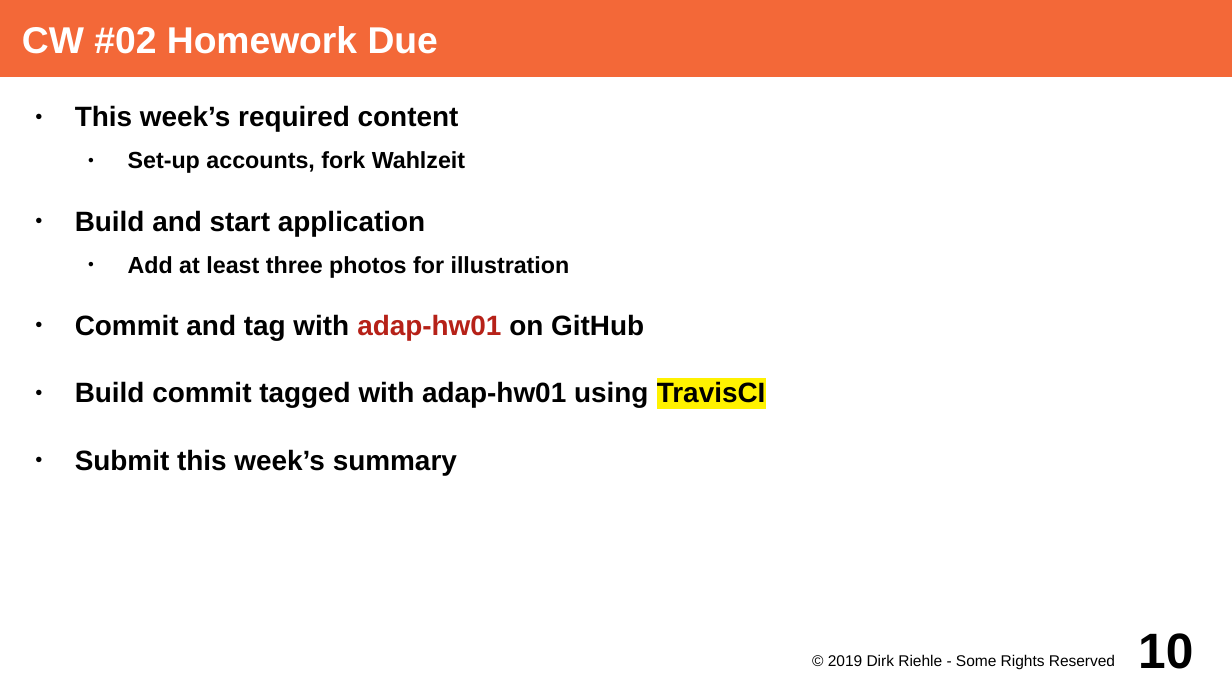
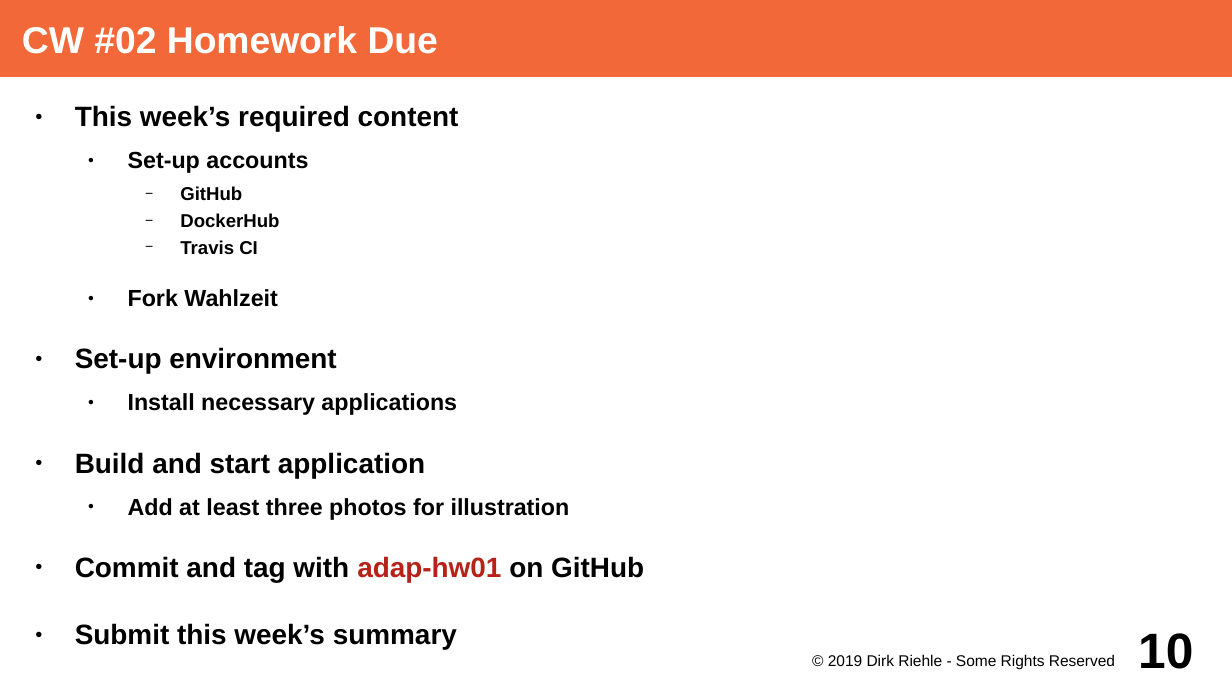
Before and after one commit to dirkriehle/adap-course, a slide deck: slide 10 of Lecture Slides/ADAP A02 - Course Schedule.odp. Drawn at 1232x693 pixels with LibreOffice and Linux fonts; fonts in the diff are those of the drawing. Boxes give left, top, right and bottom in pixels: in the first picture for what was removed or moved away, otherwise in the second. Text is boxed around its words. In the diff, an @@ line names an element or a change of style, - is before the commit and + after.

```diff
--- a/Lecture Slides/ADAP A02 - Course Schedule.odp
+++ b/Lecture Slides/ADAP A02 - Course Schedule.odp
@@ text at <box>75,151,457,415</box>: text changed @@
-  ● Set-up accounts, fork Wahlzeit
+  ● Set-up accounts
+    − GitHub
+    − DockerHub
+    − Travis CI
+  ● Fork Wahlzeit
+● Set-up environment
+  ● Install necessary applications
@@ text at <box>75,381,766,408</box>: paragraph removed @@
-● Build commit tagged with adap-hw01 using TravisCI
```
Also in this commit, not shown: 24 other slides changed, 1 other file.
